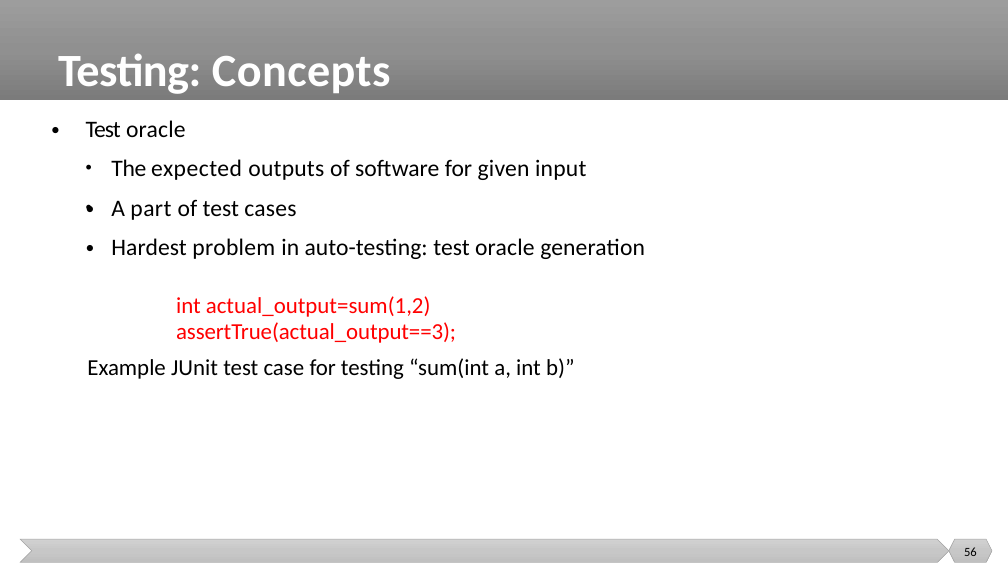
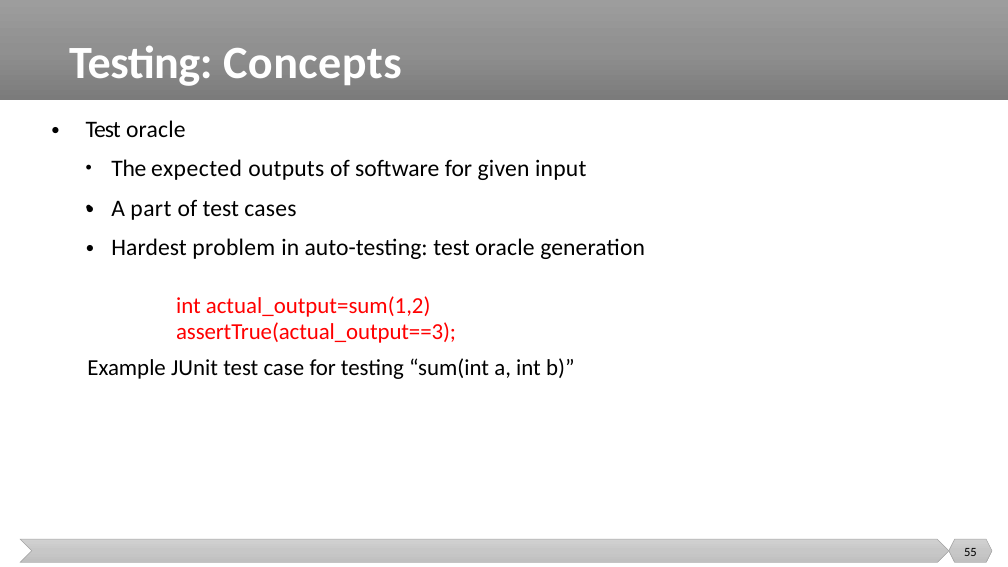
Before and after one commit to malenezi/malenezi, a slide deck: slide 55 of SE401/Lectures/1-Introduction/Introduction.pptx (slide 56 before the commit). Drawn at 1008x567 pixels with LibreOffice and Linux fonts; fonts in the diff are those of the drawing. Boxes give left, top, right and bottom in pixels: in the first picture for what was removed or moved away, otherwise in the second. Text is boxed around its words. In the diff, an @@ line names an element or a change of style, - is before the commit and + after.

Commit message:
update

```diff
--- a/SE401/Lectures/1-Introduction/Introduction.pptx
+++ b/SE401/Lectures/1-Introduction/Introduction.pptx
@@ title "Testing: Concepts": place and size @@
-title "Testing: Concepts" at [58, 53, 391, 94]
+title "Testing: Concepts" at [69, 45, 402, 86]
@@ page number at [964, 548, 977, 556]: text changed @@
-56
+55
```
Also in this commit, not shown: 7 other slides changed, 1 slide removed.
